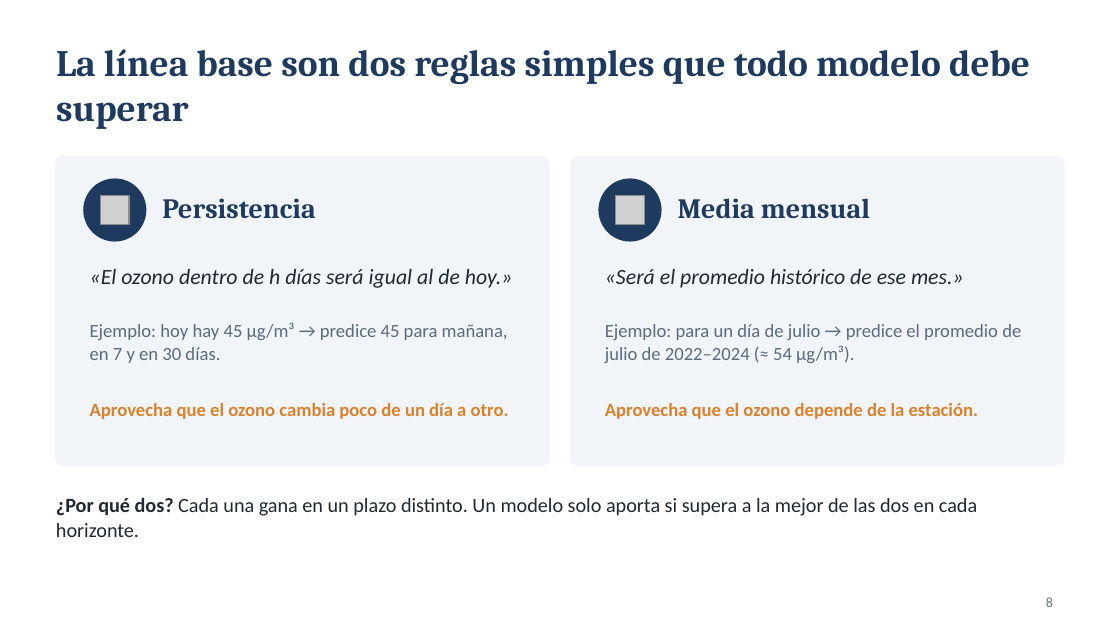
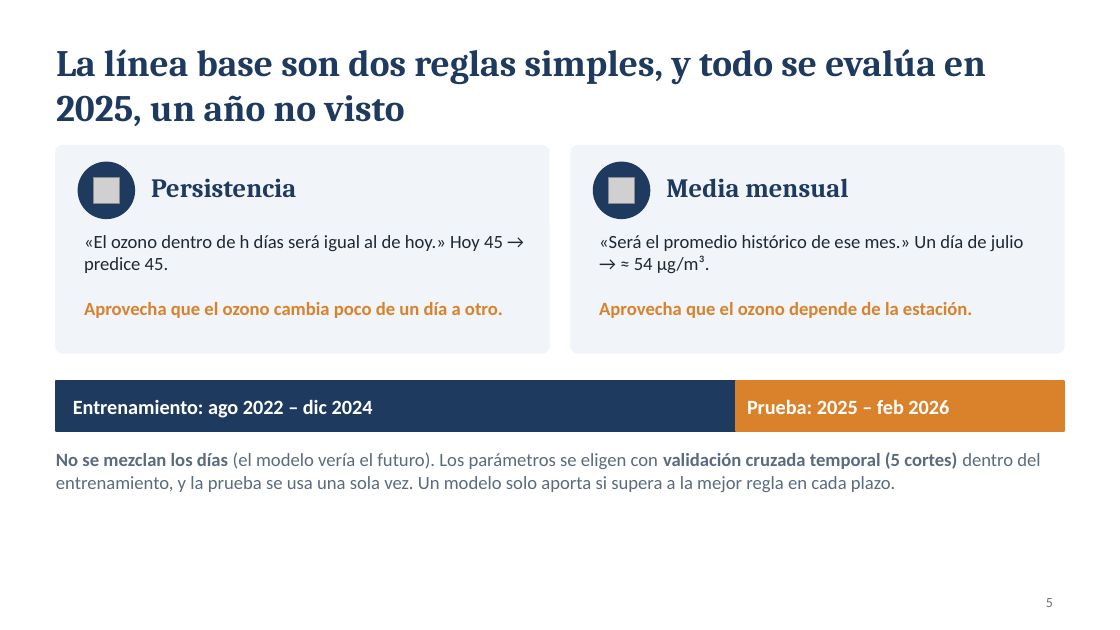
Before and after one commit to pablohuayta/prediccion-ozono-lima, a slide deck: slide 5 of Grupo7-TA-Exposicion.pptx (slide 8 before the commit). Drawn at 1120x630 pixels with LibreOffice and Linux fonts; fonts in the diff are those of the drawing; grey boxes stand for pictures. Boxes give left, top, right and bottom in pixels: in the first picture for what was removed or moved away, otherwise in the second. Text is boxed around its words. In the diff, an @@ line names an element or a change of style, - is before the commit and + after.

```diff
--- a/Grupo7-TA-Exposicion.pptx
+++ b/Grupo7-TA-Exposicion.pptx
@@ title at (56,49,986,126): text changed @@
-La línea base son dos reglas simples que todo modelo debe superar
+La línea base son dos reglas simples, y todo se evalúa en 2025, un año no visto
@@ rounded rectangle: place and size @@
-rounded rectangle at (56,157,549,465)
+rounded rectangle at (56,146,549,353)
@@ rounded rectangle at (56,146,549,353): proportions changed @@
@@ rounded rectangle at (571,146,1064,353): proportions changed @@
@@ rounded rectangle: place and size @@
-rounded rectangle at (571,157,1064,465)
+rounded rectangle at (571,146,1064,353)
@@ ellipse: place and size @@
-ellipse at (84,179,146,241)
+ellipse at (78,162,134,218)
@@ picture: place and size @@
-picture at (101,196,129,224)
+picture at (93,177,119,203)
@@ text "Persistencia": place and size @@
-text "Persistencia" at (162,198,315,219)
+text "Persistencia" at (151,178,296,197)
@@ text "Persistencia" at (151,178,296,197): size 18 to 17 pt @@
@@ ellipse: place and size @@
-ellipse at (599,179,661,241)
+ellipse at (594,162,650,218)
@@ picture: place and size @@
-picture at (616,196,644,224)
+picture at (608,177,634,203)
@@ text "Media mensual" at (666,178,848,197): size 18 to 17 pt @@
@@ text "Media mensual": place and size @@
-text "Media mensual" at (678,198,870,218)
+text "Media mensual" at (666,178,848,197)
@@ text at (84,235,503,273): text changed; size 14 to 12 pt; italic off @@
-«El ozono dentro de h días será igual al de hoy.»
+«El ozono dentro de h días será igual al de hoy.» Hoy 45 → predice 45.
@@ text at (599,235,1024,273): text changed; size 14 to 12 pt; italic off @@
-«Será el promedio histórico de ese mes.»
+«Será el promedio histórico de ese mes.» Un día de julio → ≈ 54 µg/m³.
@@ text "Aprovecha que el ozono cambia ...": place and size @@
-text "Aprovecha que el ozono cambia ..." at (90,403,509,419)
+text "Aprovecha que el ozono cambia ..." at (84,302,503,318)
@@ text "Aprovecha que el ozono depende ...": place and size @@
-text "Aprovecha que el ozono depende ..." at (605,403,978,419)
+text "Aprovecha que el ozono depende ..." at (599,302,972,318)
@@ text removed at (90,322,508,363) @@
-Ejemplo: hoy hay 45 µg/m³ → predice 45 para mañana, en 7 y en 30 días.
@@ text removed at (605,324,1021,363) @@
-Ejemplo: para un día de julio → predice el promedio de julio de 2022–2024 (≈ 54 µg/m³).
@@ rectangle added at (56,381,736,431), fill #1E3A5F, outline #1E3A5F 1 pt @@
@@ rectangle added at (736,381,1064,431), fill #D9822B, outline #D9822B 1 pt @@
@@ text added at (73,399,373,418), 13 pt, text #FFFFFF, bold @@
+Entrenamiento: ago 2022 – dic 2024
@@ text added at (747,399,949,414), 13 pt, text #FFFFFF, bold @@
+Prueba: 2025 – feb 2026
@@ text at (56,452,1040,492): text changed; size 13 to 12 pt; text colour #1F2933 to #5B6B7F @@
-¿Por qué dos? Cada una gana en un plazo distinto. Un modelo solo aporta si supera a la mejor de las dos en cada horizonte.
+No se mezclan los días (el modelo vería el futuro). Los parámetros se eligen con validación cruzada temporal (5 cortes) dentro del entrenamiento, y la prueba se usa una sola vez. Un modelo solo aporta si supera a la mejor regla en cada plazo.
@@ page number at (1046,598,1053,607): text changed @@
-8
+5
```
Also in this commit, not shown: 7 other slides changed, 4 slides removed.
